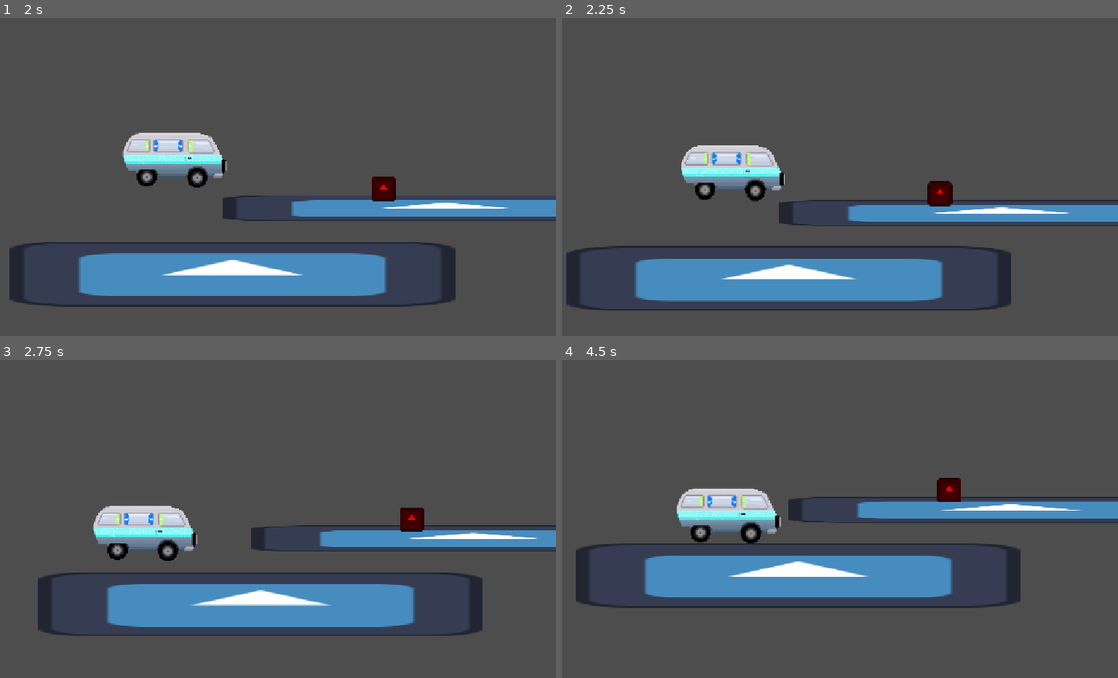
Above: before the commit, frames 1-4 (two rows, left to right).
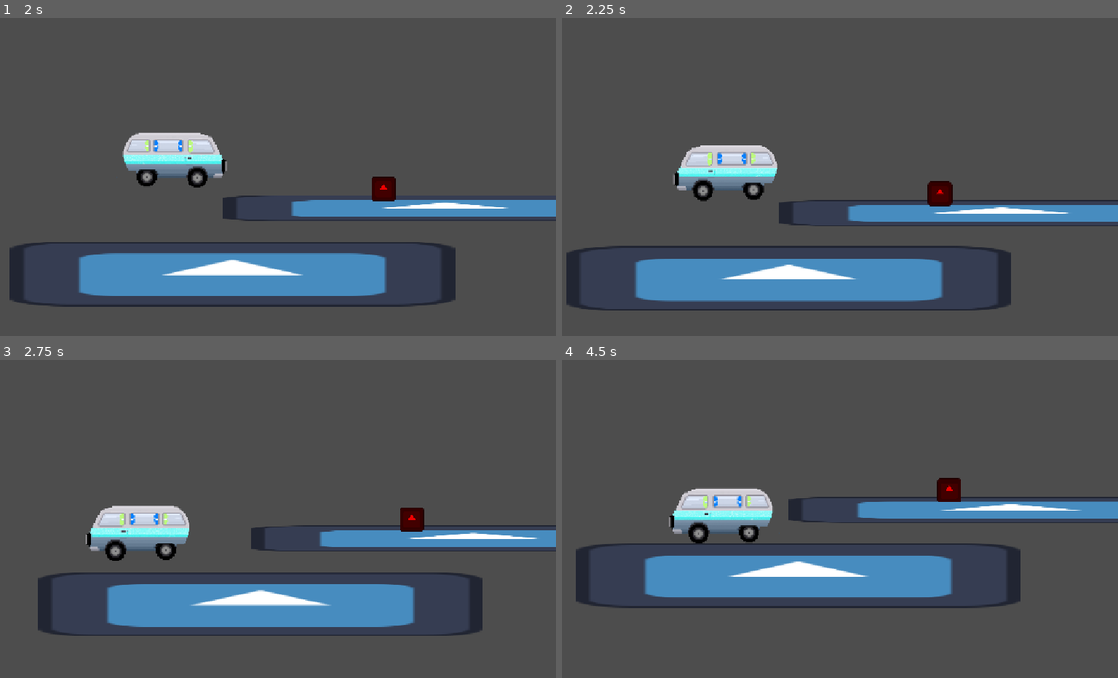
Above: after the commit, the same moments.

Repository: dezraec/roadtrip-game
Game: Godot game, scene res://van_test_map.tscn
The game is run twice, just before and just after one commit, with the same random seed, the same clock (stepped at 60 frames per second) and the same inputs. The engine's default icon, where the game draws it, is replaced by a stand-in: a white triangle on a blue panel in a dark square.
Inputs:
- Up to frame 1 (2 s): hold D (MoveRight) from 0.53 s (still down); tap Space (Jump) at 0.77, 1.52 s
- Up to frame 2 (2.25 s): release D (MoveRight) at 2.03 s; hold A (MoveLeft) from 2.03 s (still down)
- Up to frame 3 (2.75 s): keep holding A (MoveLeft)
- Up to frame 4 (4.5 s): release A (MoveLeft) at 2.78 s; hold D (MoveRight) 2.78-4.28 s; tap Space (Jump) at 3.02, 3.77 s; hold A (MoveLeft) from 4.28 s (still down)

Frame 1 is identical in both runs. In frame 2, 1.0% of the frame differs, in the area x 19-41%, y 40-58%; in frame 3, 1.0%; in frame 4, 1.0%, in the area x 19-40%, y 40-58%.

Commit message:
Van turns depending on x velocity

Diff:
--- a/road_spikes.gd
+++ b/road_spikes.gd
@@ -18,16 +18,20 @@
 
 		await get_tree().process_frame
 
-		ragdoll.global_position = body.global_position + Vector2(0, -50)
-		body.process_mode = Node.PROCESS_MODE_DISABLED
+		ragdoll.global_position = body.global_position + Vector2(0, -80)
 
-		var impulse = Vector2.from_angle(-PI/4 + randf() * PI/8) * 100
 
+		var impulse = Vector2.from_angle(
+			-PI/2 + (sign(body.velocity.x) * PI/5)
+		) * 100
+		impulse.y = -abs(impulse.y)
 		print(impulse)
 
 		ragdoll.apply_impulse(impulse)
-		ragdoll.apply_torque_impulse(700*9)
+		ragdoll.apply_torque_impulse(7000 * 2 * sign(body.velocity.x))
+		ragdoll.find_child("Sprite2D").flip_h = body.find_child("Sprite2D").flip_h
 
+		body.process_mode = Node.PROCESS_MODE_DISABLED
 		await get_tree().create_timer(1).timeout
 
 		get_tree().change_scene_to_file("res://gameover.tscn")
--- a/van.gd
+++ b/van.gd
@@ -31,5 +31,7 @@
 		velocity.x = move_toward(velocity.x, 0, neutral_braking)
 
 	velocity.x = clamp(velocity.x, -MAX_SPEED, MAX_SPEED)
+	if direction != 0:
+		$Sprite2D.flip_h = velocity.x < 0
 
 	move_and_slide()
Not shown: 1 places in van_test_map.tscn that only renumber resources
